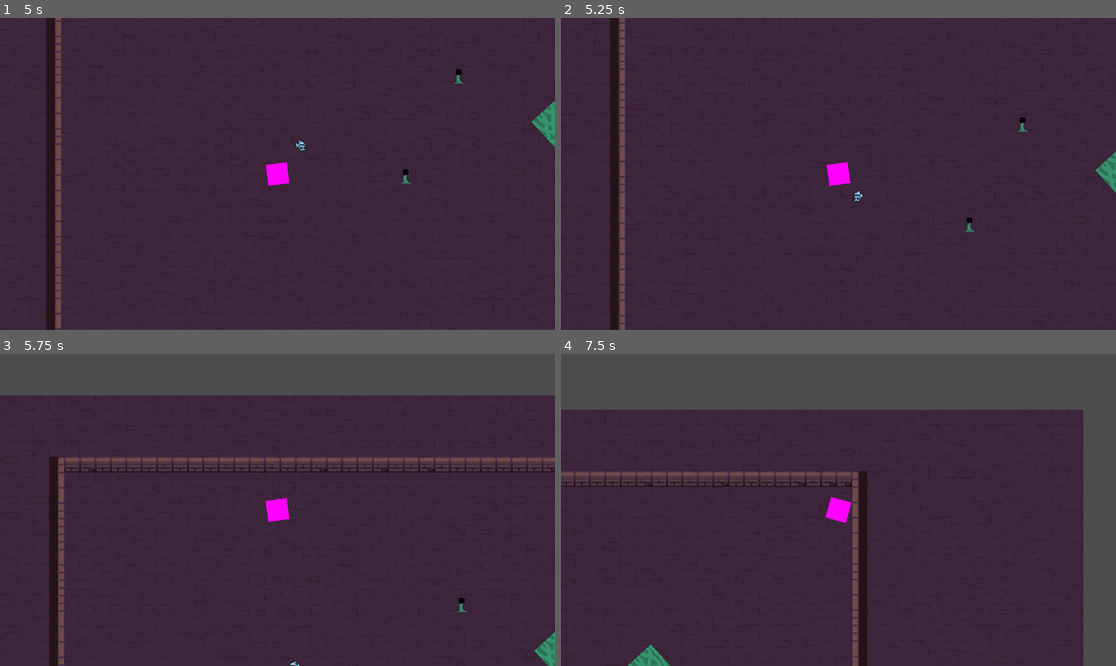
Above: before the commit, frames 1-4 (two rows, left to right).
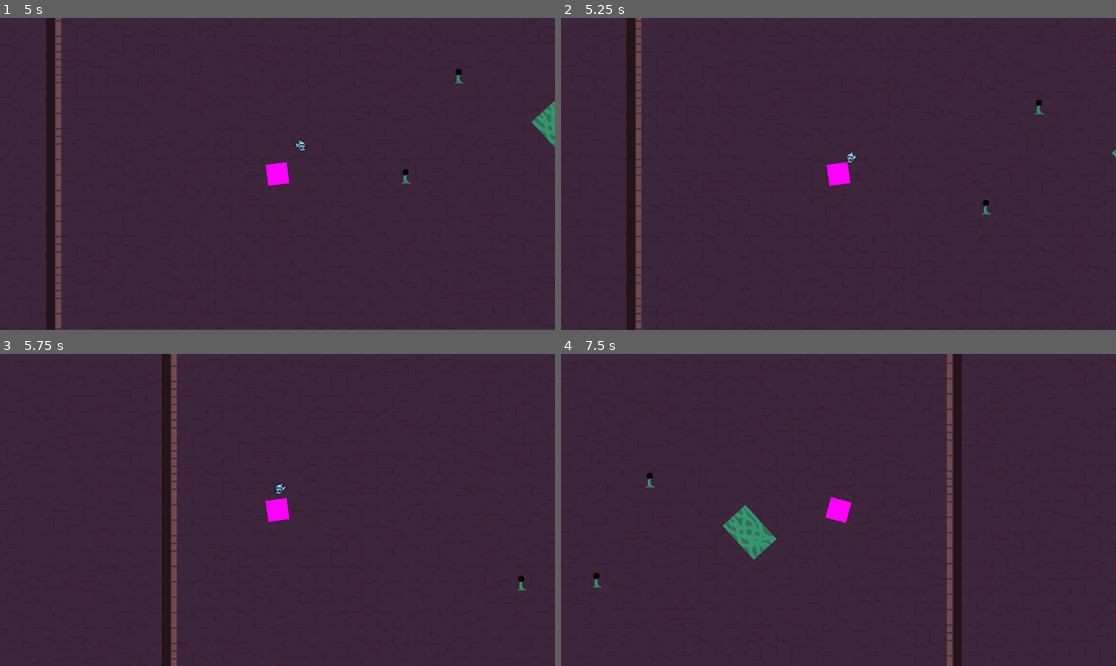
Above: after the commit, the same moments.

Repository: CookieCherith0969/GDM-Assignment-4
Game: Godot game, scene res://Scenes/test_scene.tscn
The game is run twice, just before and just after one commit, with the same random seed, the same clock (stepped at 60 frames per second) and the same inputs.
Inputs (mouse positions are in pixels of both pictures, inside the frame that each line leads up to):
- Up to frame 1 (5 s): tap Enter at 0.5, 3.5 s; move the mouse to (249, 236) at 0.52 s; hold Space (Light) 0.53-1.28 s; hold W (Up) 0.53-2.03 s; move the mouse to (444, 220) at 1.27 s; tap Space (Light) at 1.35, 2, 2.85, 4.35 s; move the mouse to (111, 127) at 2.02 s; hold Space (Light) 2.03-2.78 s; hold A (Left) 2.03-3.53 s; move the mouse to (305, 174) at 2.77 s; move the mouse to (194, 96) at 3.52 s; hold S (Down) 3.53-4.28 s; hold Space (Light) 3.53-4.28 s; move the mouse to (399, 158) at 4.27 s; hold D (Right) from 4.28 s (still down)
- Up to frame 2 (5.25 s): move the mouse to (727, 189) at 5.02 s; release D (Right) at 5.03 s; hold W (Up) from 5.03 s (still down); hold Space (Light) from 5.03 s (still down)
- Up to frame 3 (5.75 s): keep holding W (Up); keep holding Space (Light)
- Up to frame 4 (7.5 s): move the mouse to (894, 441) at 5.77 s; release W (Up) at 5.78 s; release Space (Light) at 5.78 s; hold D (Right) from 5.78 s (still down); tap Space (Light) at 5.85, 7.35 s; move the mouse to (810, 572) at 6.52 s; hold Space (Light) 6.53-7.28 s; move the mouse to (1005, 556) at 7.27 s

Frame 1 is identical in both runs. In frame 2, 5.1% of the frame differs, in the area x 8-100%, y 0-100%; in frame 3, 18%; in frame 4, 28%, in the area x 0-100%, y 0-100%.

Commit message:
Enemy now collides with things

Diff:
--- a/Scripts/enemy.gd
+++ b/Scripts/enemy.gd
@@ -17,12 +17,13 @@
 		$AnimatedSprite2D.play("placeHolderAnim")
 	# Move towards player if in range and the players light is on OR a lamp plant is on -R
 	if (player_in_range && (player.light_on || activeLampPlant)):
-		position += position.direction_to(player.position) * speed * delta
+		velocity = position.direction_to(player.position) * speed
 		# Flip sprite horizontally to face player -R
 		if (player.position.x - position.x) < 0:
 			$AnimatedSprite2D.flip_h = true
 		else:
 			$AnimatedSprite2D.flip_h = false
+		move_and_slide()
 
 # When player enters detection area -R
 func _on_detection_area_body_entered(body):
